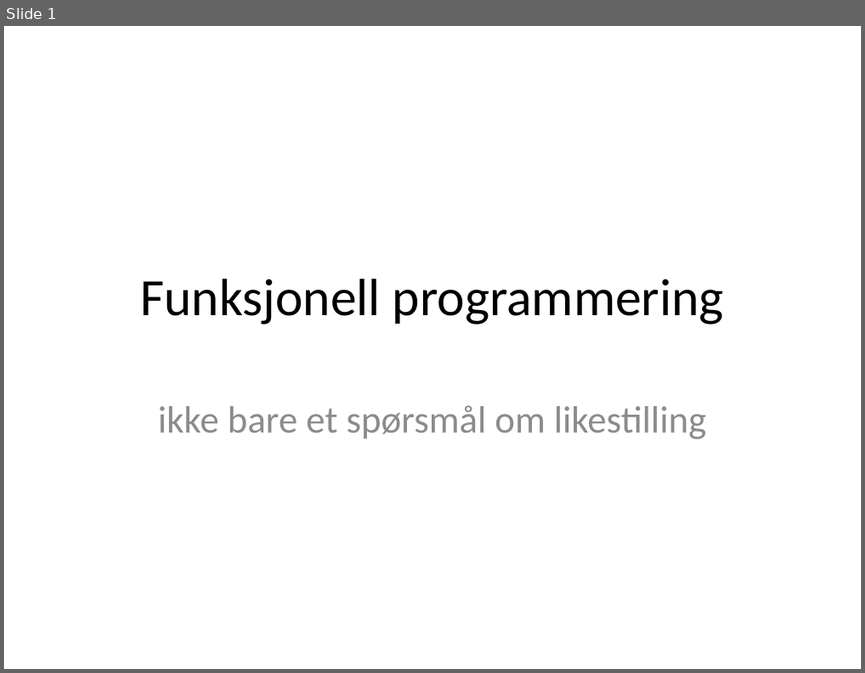
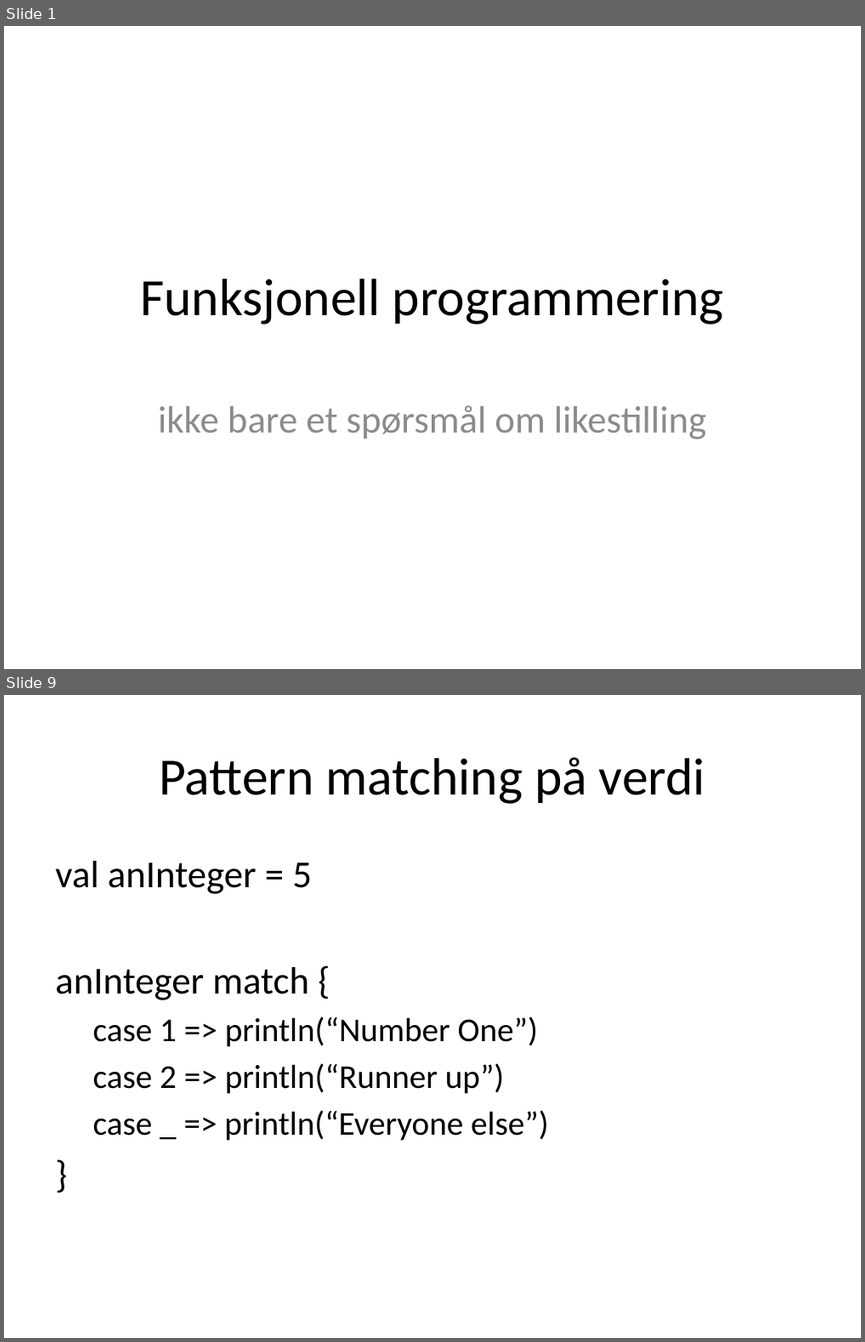
Before and after one commit to janeriksvendsen/functionalprogramming0, a slide deck: presentation/FunctionalProgramming0.pptx. Shown one above the other, each under a label of ours: slide 1 before the commit, slides 1 and 9 after it; the slides between them are not shown. The pictures are 865x673 and 865x1342 pixels, drawn with LibreOffice and Linux fonts; fonts in the diff are those of the drawing. Boxes give left, top, right and bottom in pixels: in the first picture for what was removed or moved away, otherwise in the second. Text is boxed around its words. In the diff, an @@ line names an element or a change of style, - is before the commit and + after.

```diff
--- a/presentation/FunctionalProgramming0.pptx
+++ b/presentation/FunctionalProgramming0.pptx
@@ slide 9 added at (x1=4, y1=695, x2=861, y2=1338), background #FFFFFF @@
@@ title added at (x1=159, y1=757, x2=705, y2=804), 44 pt, text #000000 @@
+Pattern matching på verdi
@@ text added at (x1=55, y1=861, x2=549, y2=1140), 28 pt, text #000000 @@
+val anInteger = 5
+anInteger match {
+  case 1 => println(“Number One”)
+  case 2 => println(“Runner up”)
+  case _ => println(“Everyone else”)
+}
```
Also in this commit, not shown: 3 slides changed, 10 other slides added, 3 slides removed, 1 other file.
